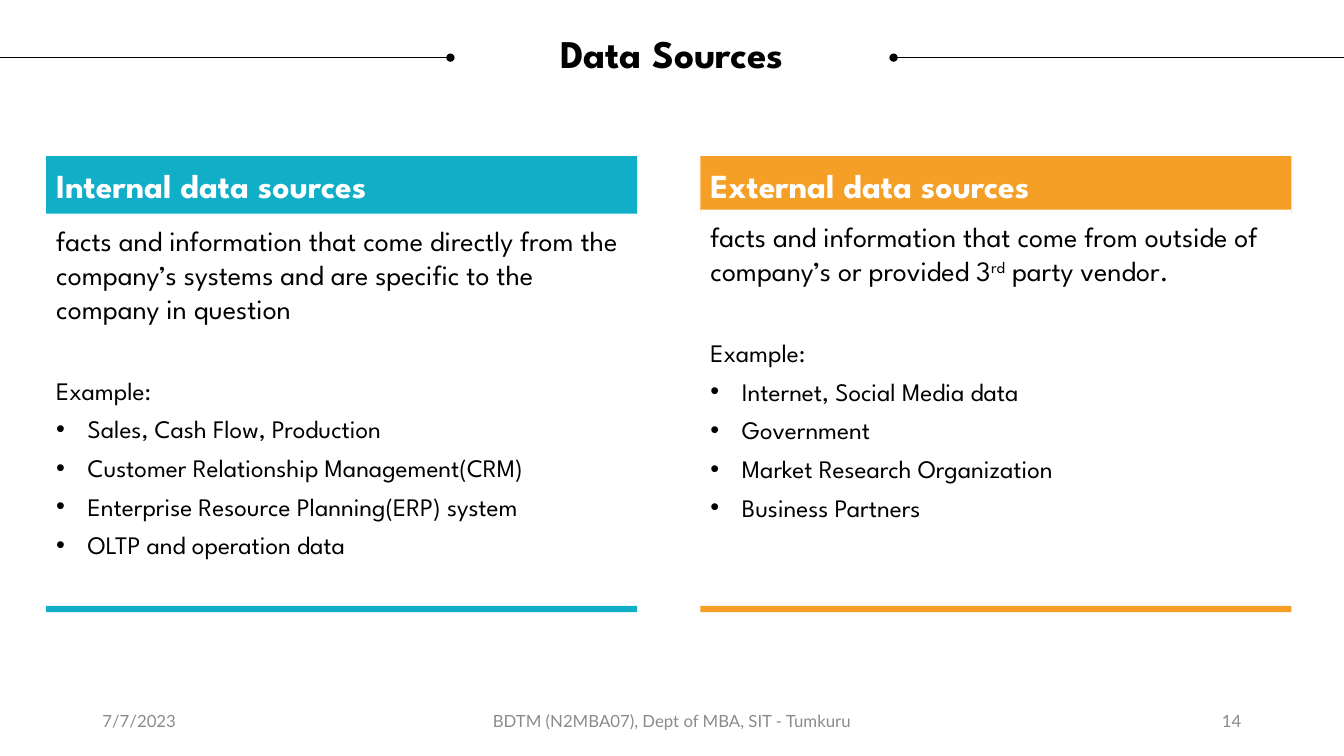
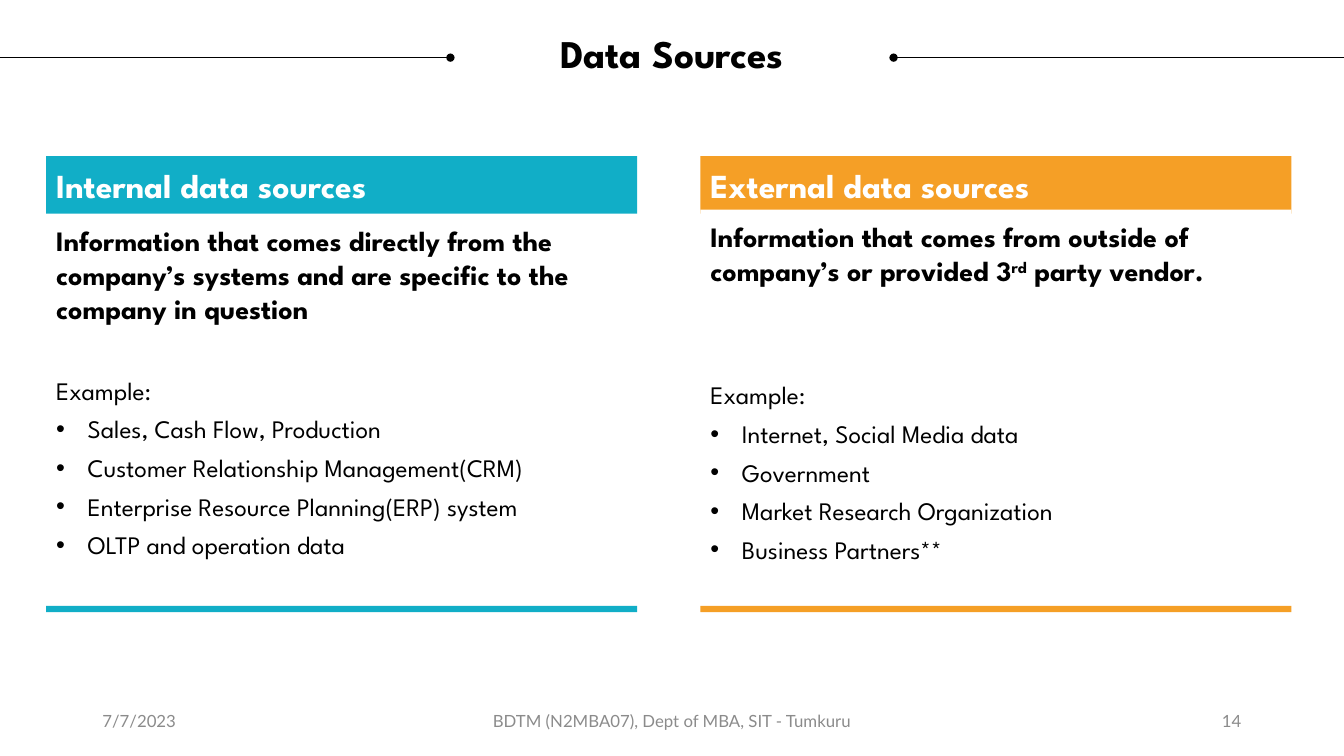
Before and after one commit to sitmbadept/sitmbadept.github.io, a slide deck: slide 14 of 2023/UNIT-1-BigData.pptx. Drawn at 1344x756 pixels with LibreOffice and Linux fonts; fonts in the diff are those of the drawing. Boxes give left, top, right and bottom in pixels: in the first picture for what was removed or moved away, otherwise in the second. Text is boxed around its words. In the diff, an @@ line names an element or a change of style, - is before the commit and + after.

```diff
--- a/2023/UNIT-1-BigData.pptx
+++ b/2023/UNIT-1-BigData.pptx
@@ text in rectangle at [56,231,569,325]: text changed; bold on @@
-facts and information that come directly from the company’s systems and are specific to the company in question
+Information that comes directly from the company’s systems and are specific to the company in question
@@ text in rectangle at [710,227,1203,287]: text changed; bold on @@
-facts and information that come from outside of company’s or provided 3rd party vendor.
+Information that comes from outside of company’s or provided 3rd party vendor.
@@ text in rectangle at [742,541,942,560]: text changed @@
-• Business Partners
+• Business Partners**
```
Also in this commit, not shown: 9 other slides changed, 4 slides added, 1 other file.
